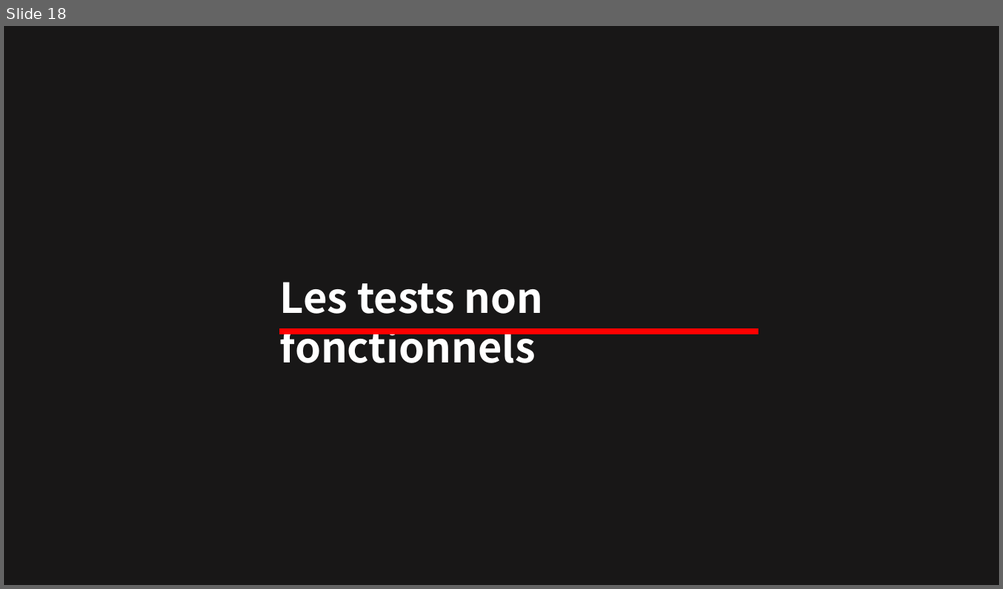
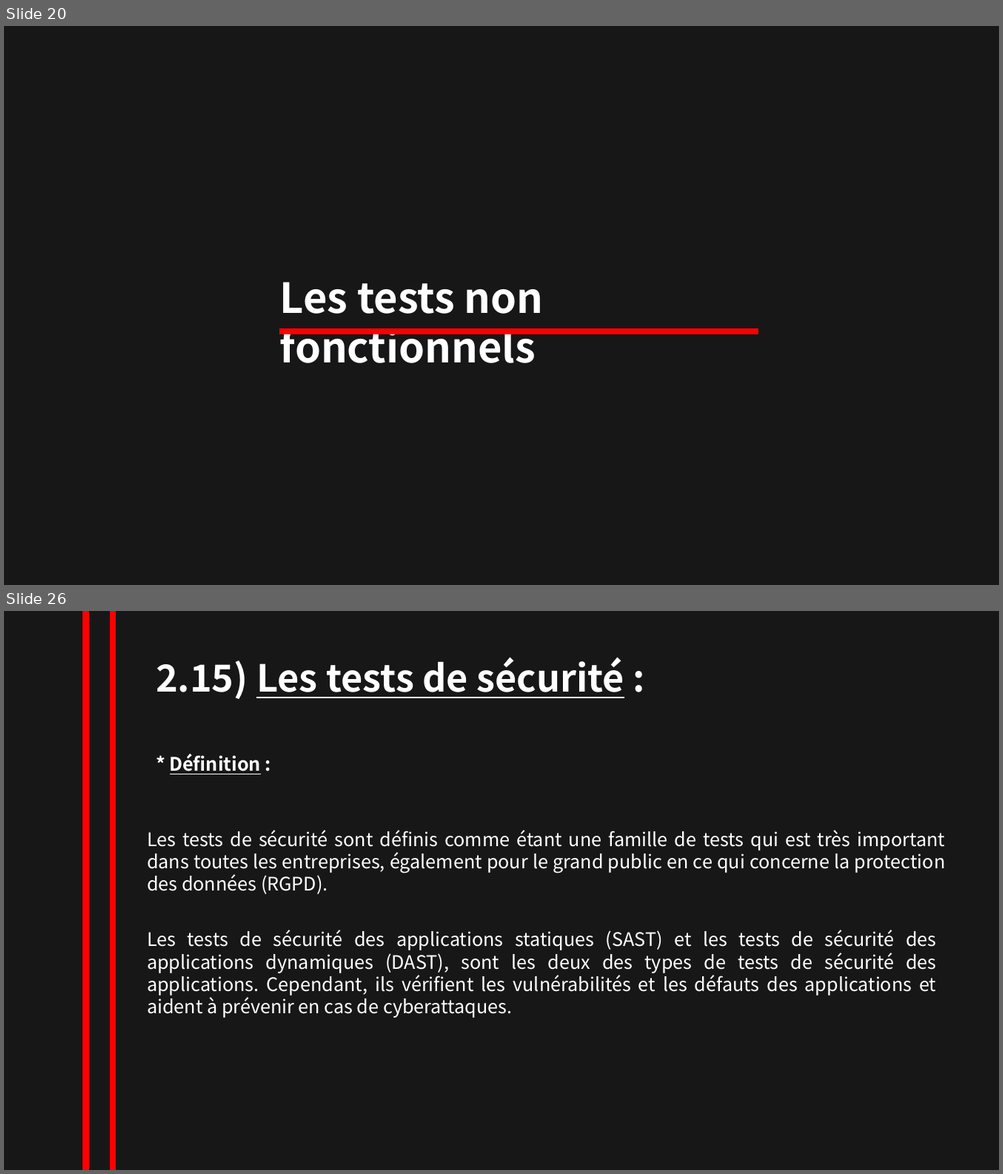
Before and after one commit to NesrineZitouni11/nesrine_zitouni, a slide deck: TRAVAUX/powerpointRevisionISTQB.pptx. Shown one above the other, each under a label of ours: slide 18 before the commit, slides 20 and 26 after it; the slides between them are not shown. The pictures are 1003x589 and 1003x1174 pixels, drawn with LibreOffice and Linux fonts; fonts in the diff are those of the drawing. Boxes give left, top, right and bottom in pixels: in the first picture for what was removed or moved away, otherwise in the second. Text is boxed around its words. In the diff, an @@ line names an element or a change of style, - is before the commit and + after.

```diff
--- a/TRAVAUX/powerpointRevisionISTQB.pptx
+++ b/TRAVAUX/powerpointRevisionISTQB.pptx
@@ slide 26 added at box(4, 611, 999, 1170), background #181717 @@
@@ line added from (86, 611) to (86, 1170), #FF0000 6 pt @@
@@ line added from (113, 611) to (113, 1170), #FF0000 6 pt @@
@@ text added at box(156, 657, 624, 699), 36 pt, text #FFFFFF, bold, underline @@
+2.15) Les tests de sécurité :
@@ text added at box(170, 754, 261, 775), 18 pt, text #FFFFFF, bold, underline @@
+* Définition :
@@ text added at box(147, 830, 945, 894), 18 pt, text #FFFFFF @@
+Les tests de sécurité sont définis comme étant une famille de tests qui est très important dans toutes les entreprises, également pour le grand public en ce qui concerne la protection des données (RGPD).
@@ text added at box(147, 930, 936, 1018), 18 pt, text #FFFFFF @@
+Les tests de sécurité des applications statiques (SAST) et les tests de sécurité des applications dynamiques (DAST), sont les deux des types de tests de sécurité des applications. Cependant, ils vérifient les vulnérabilités et les défauts des applications et aident à prévenir en cas de cyberattaques.
@@ what was slide 18 is now slide 20 @@
```
Also in this commit, not shown: 1 slide changed, 8 other slides added, 1 slide removed.
